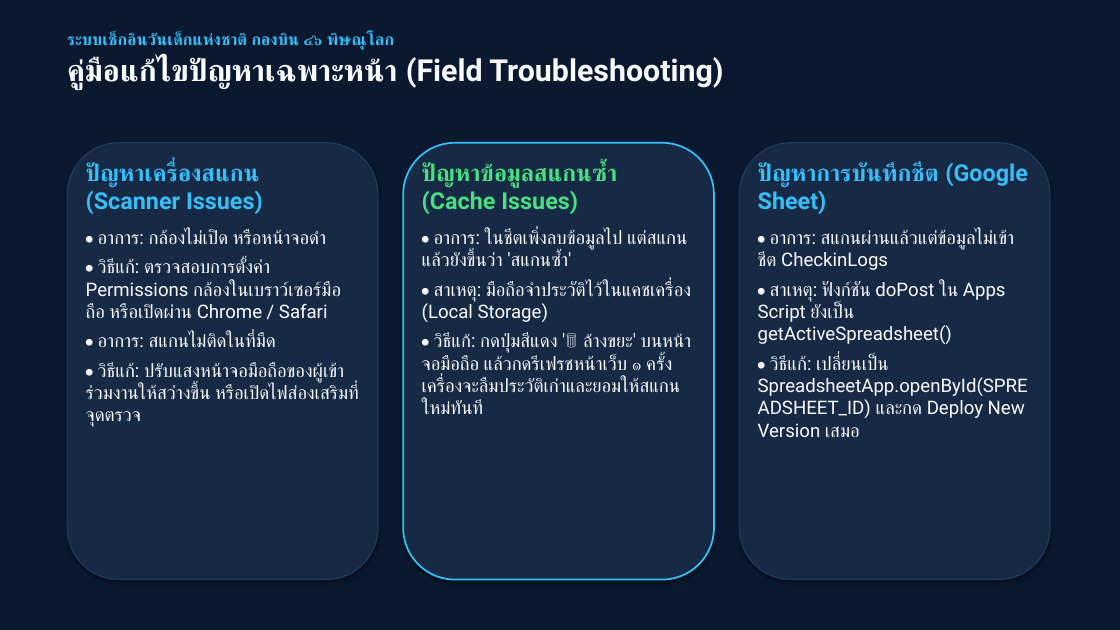
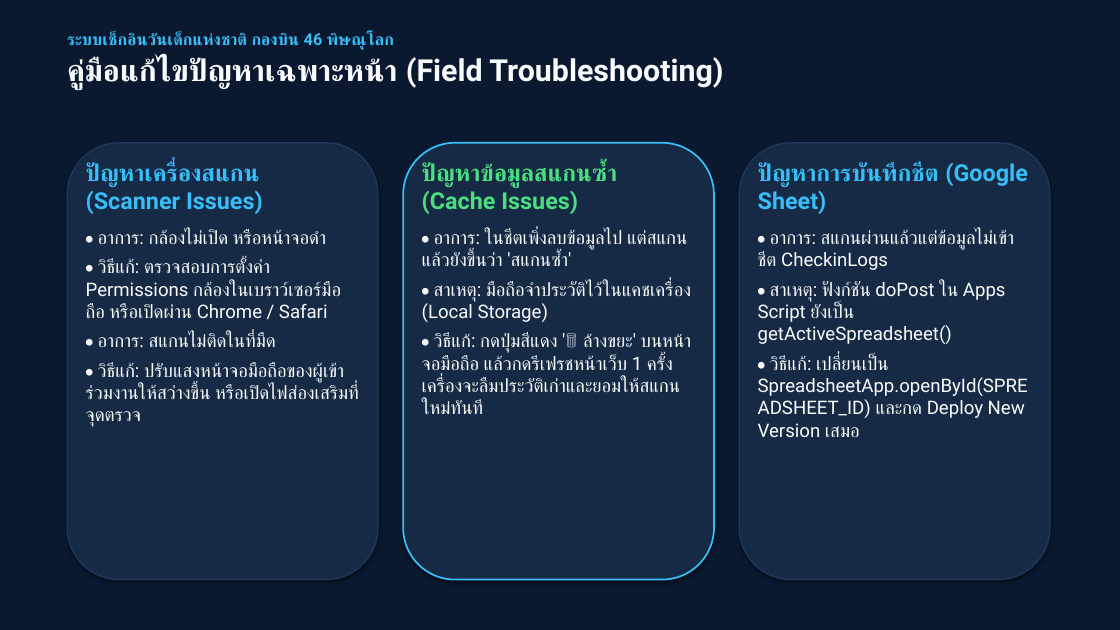
Before and after one commit to charkhrit/CDs-checkin-system, a slide deck: slide 8 of DOCs/CDs_Checkin_System_Presentation.pptx. Drawn at 1120x630 pixels with LibreOffice and Linux fonts; fonts in the diff are those of the drawing. Boxes give left, top, right and bottom in pixels: in the first picture for what was removed or moved away, otherwise in the second. Text is boxed around its words. In the diff, an @@ line names an element or a change of style, - is before the commit and + after.

```diff
--- a/DOCs/CDs_Checkin_System_Presentation.pptx
+++ b/DOCs/CDs_Checkin_System_Presentation.pptx
@@ text at <box>67,33,394,50</box>: text changed @@
-ระบบเช็กอินวันเด็กแห่งชาติ กองบิน ๔๖ พิษณุโลก
+ระบบเช็กอินวันเด็กแห่งชาติ กองบิน 46 พิษณุโลก
@@ text at <box>422,333,692,414</box>: text changed @@
-• วิธีแก้: กดปุ่มสีแดง '🗑️ ล้างขยะ' บนหน้าจอมือถือ แล้วกดรีเฟรชหน้าเว็บ ๑ ครั้ง เครื่องจะลืมประวัติเก่าและยอมให้สแกนใหม่ทันที
+• วิธีแก้: กดปุ่มสีแดง '🗑️ ล้างขยะ' บนหน้าจอมือถือ แล้วกดรีเฟรชหน้าเว็บ 1 ครั้ง เครื่องจะลืมประวัติเก่าและยอมให้สแกนใหม่ทันที
```
Also in this commit, not shown: 9 other slides changed, 3 other files.
